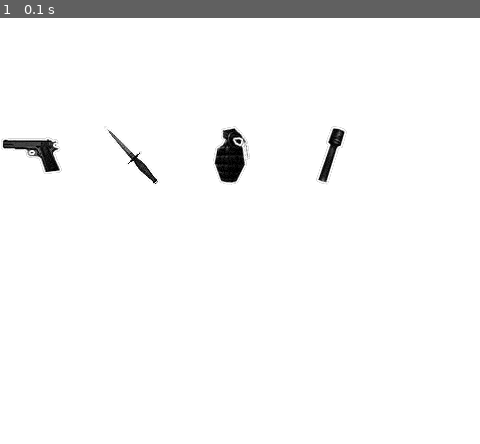
Above: before the commit, frame 1.
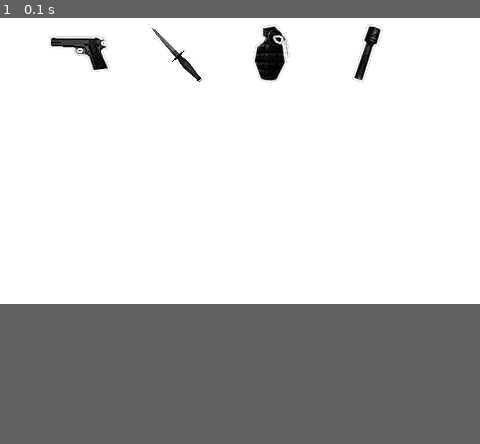
Above: after the commit, the same moment.

Repository: CanadaBestSeller/PyGameSimonSays
Game: pygame game, started from main.py
Two runs of this game, one before a commit and one after it. Both use one fixed random seed, a clock stepped at 60 frames per second and the inputs below.
Inputs:
- Up to frame 1 (0.1 s): no input
The window is 480x640 before the commit and 480x500 after it. Grey fills any space a smaller window leaves; there, only what the larger window draws over its background counts as a difference.

The runs differ from the first frame. In frame 1, 3.3% of the frame differs, in the area x 0-80%, y 1-40%.

Commit message:
height and width constants

Diff:
--- a/main.py
+++ b/main.py
@@ -3,12 +3,12 @@
 
 # CONSTANTS
 WIDTH = 480
-HEIGHT = 640
+HEIGHT = 500
 WHITE = 255, 255, 255
-GUN_COORDS = 0, 320
-KNIFE_COORDS = 100, 320
-GRENADE_COORDS = 200, 320
-DYNAMITE_COORDS = 300, 320
+GUN_COORDS = WIDTH*0.1, (HEIGHT-64)/2
+KNIFE_COORDS = WIDTH*0.3, (HEIGHT-64)/2
+GRENADE_COORDS = WIDTH*0.5, (HEIGHT-64)/2
+DYNAMITE_COORDS = WIDTH*0.7, (HEIGHT-64)/2
 
 #CUSTOMIZATIONS
 SIZE = WIDTH, HEIGHT
